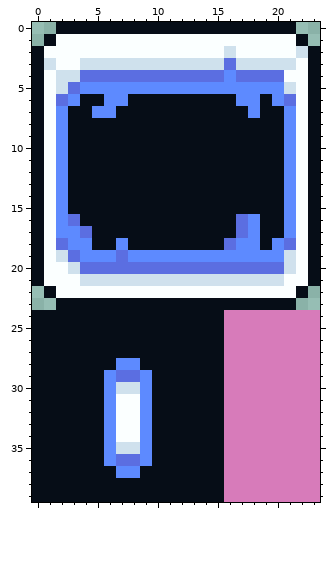
File history of a pixel-art file, Assets/Game/Art/Snow.aseprite. Above is the file before it was changed.
24x40 pixels, 1 frame. Colours within 5 levels of each other are drawn and written as one.
After:
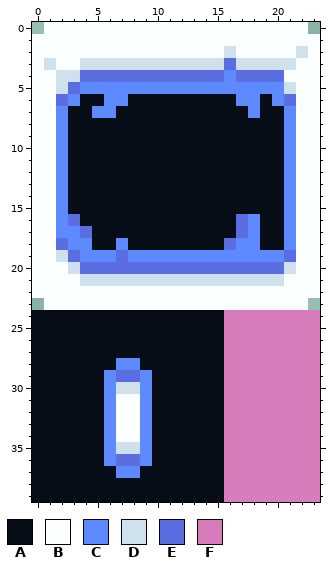
Palette (. is transparent): A #060d17  B #fbffff  C #5d8aff  D #cfe1ed  E #5b6ee1  F #d77bba
Changes in this commit:
@@ x 0..23 @@
- 0 ..AAAAAAAAAAAAAAAAAAAA..
- 1 .ABBBBBBBBBBBBBBBBBBBBA.
- 2 ABBBBBBBBBBBBBBBDBBBBBDA
- 3 ADBBDDDDDDDDDDDDEDDDDDBA
- 4 ABDDEEEEEEEEEEEECEEEEBBA
- 5 ABDECCCCCCCCCCCCCCCCCDBA
- 6 ABECAACCAAAAAAAAACCACEBA
- 7 ABCAACCAAAAAAAAAAACAACBA
- 8 ABCAAAAAAAAAAAAAAAAAACBA
- 9 ABCAAAAAAAAAAAAAAAAAACBA
-10 ABCAAAAAAAAAAAAAAAAAACBA
-11 ABCAAAAAAAAAAAAAAAAAACBA
-12 ABCAAAAAAAAAAAAAAAAAACBA
-13 ABCAAAAAAAAAAAAAAAAAACBA
-14 ABCAAAAAAAAAAAAAAAAAACBA
-15 ABCAAAAAAAAAAAAAAAAAACBA
-16 ABCEAAAAAAAAAAAAAECAACBA
-17 ABCCEAAAAAAAAAAAAECAACBA
-18 ABECCAACAAAAAAAAECCACEBA
-19 ABDECCCECCCCCCCCCCCCCDBA
-20 ABBDEEEEEEEEEEEEEEEEEDBA
-21 ABBBDDDDDDDDDDDDDDDDDBBA
-22 .ABBBBBBBBBBBBBBBBBBBBA.
-23 ..AAAAAAAAAAAAAAAAAAAA..
+ 0 .BBBBBBBBBBBBBBBBBBBBBB.
+ 1 BBBBBBBBBBBBBBBBBBBBBBBB
+ 2 BBBBBBBBBBBBBBBBDBBBBBDB
+ 3 BDBBDDDDDDDDDDDDEDDDDDBB
+ 4 BBDDEEEEEEEEEEEECEEEEBBB
+ 5 BBDECCCCCCCCCCCCCCCCCDBB
+ 6 BBECAACCAAAAAAAAACCACEBB
+ 7 BBCAACCAAAAAAAAAAACAACBB
+ 8 BBCAAAAAAAAAAAAAAAAAACBB
+ 9 BBCAAAAAAAAAAAAAAAAAACBB
+10 BBCAAAAAAAAAAAAAAAAAACBB
+11 BBCAAAAAAAAAAAAAAAAAACBB
+12 BBCAAAAAAAAAAAAAAAAAACBB
+13 BBCAAAAAAAAAAAAAAAAAACBB
+14 BBCAAAAAAAAAAAAAAAAAACBB
+15 BBCAAAAAAAAAAAAAAAAAACBB
+16 BBCEAAAAAAAAAAAAAECAACBB
+17 BBCCEAAAAAAAAAAAAECAACBB
+18 BBECCAACAAAAAAAAECCAACBB
+19 BBDECCCECCCCCCCCCCCCCEBB
+20 BBBDEEEEEEEEEEEEEEEEEDBB
+21 BBBBDDDDDDDDDDDDDDDDDBBB
+22 BBBBBBBBBBBBBBBBBBBBBBBB
+23 .BBBBBBBBBBBBBBBBBBBBBB.
 24 AAAAAAAAAAAAAAAAFFFFFFFF
Changed places in both pictures, as pixel boxes (x1, y1, x2, y2):
changed: (32, 22, 320, 310)
